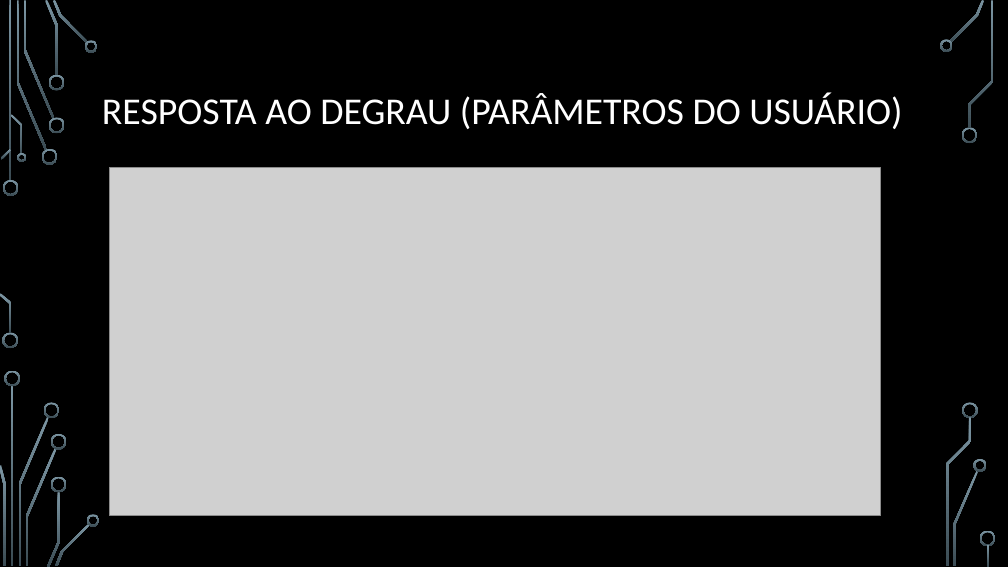
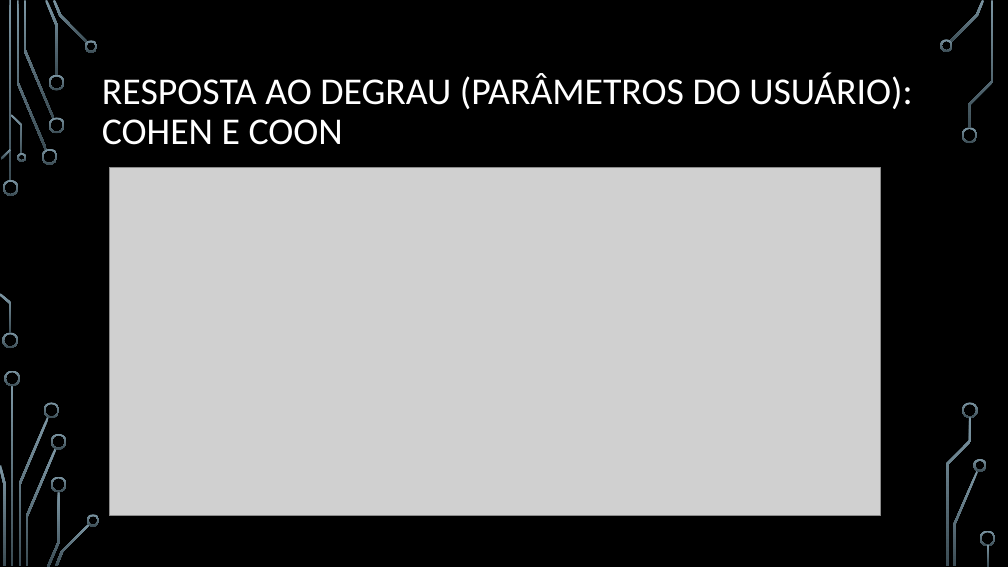
Before and after one commit to MathCarv/C213, a slide deck: slide 14 of documents/Trabalho de Sistemas Embarcados (C213).pptx (slide 12 before the commit). Drawn at 1008x567 pixels with LibreOffice and Linux fonts; fonts in the diff are those of the drawing; grey boxes stand for pictures; background and template pictures are left out. Boxes give left, top, right and bottom in pixels: in the first picture for what was removed or moved away, otherwise in the second. Text is boxed around its words. In the diff, an @@ line names an element or a change of style, - is before the commit and + after.

```diff
--- a/documents/Trabalho de Sistemas Embarcados (C213).pptx
+++ b/documents/Trabalho de Sistemas Embarcados (C213).pptx
@@ title at (x1=102, y1=72, x2=912, y2=145): text changed @@
-RESPOSTA AO DEGRAU (PARÂMETROS DO USUÁRIO)
+RESPOSTA AO DEGRAU (PARÂMETROS DO USUÁRIO): COHEN E COON
```
Also in this commit, not shown: 1 other slide changed, 2 slides added, 5 other files.
